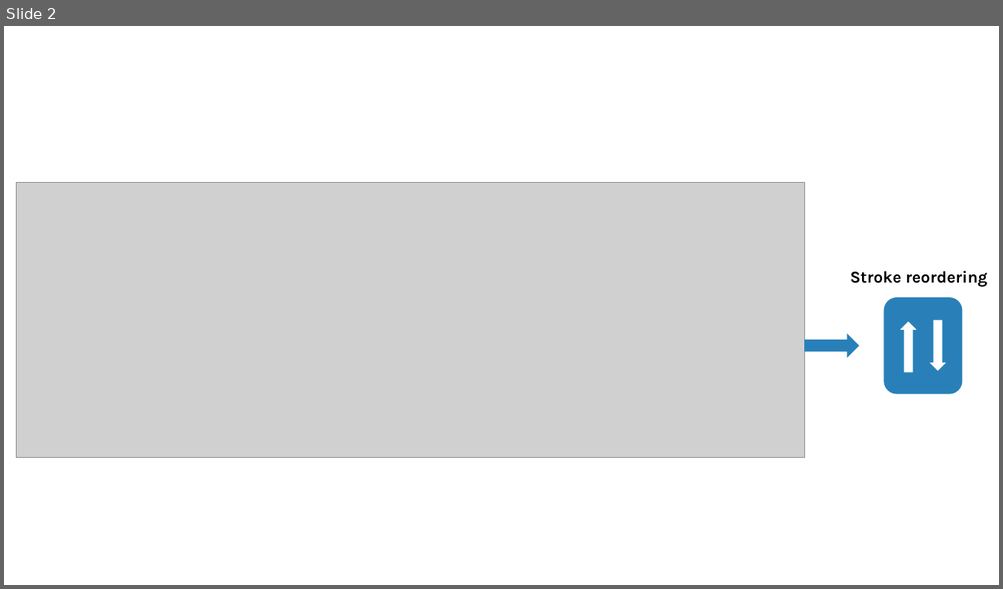
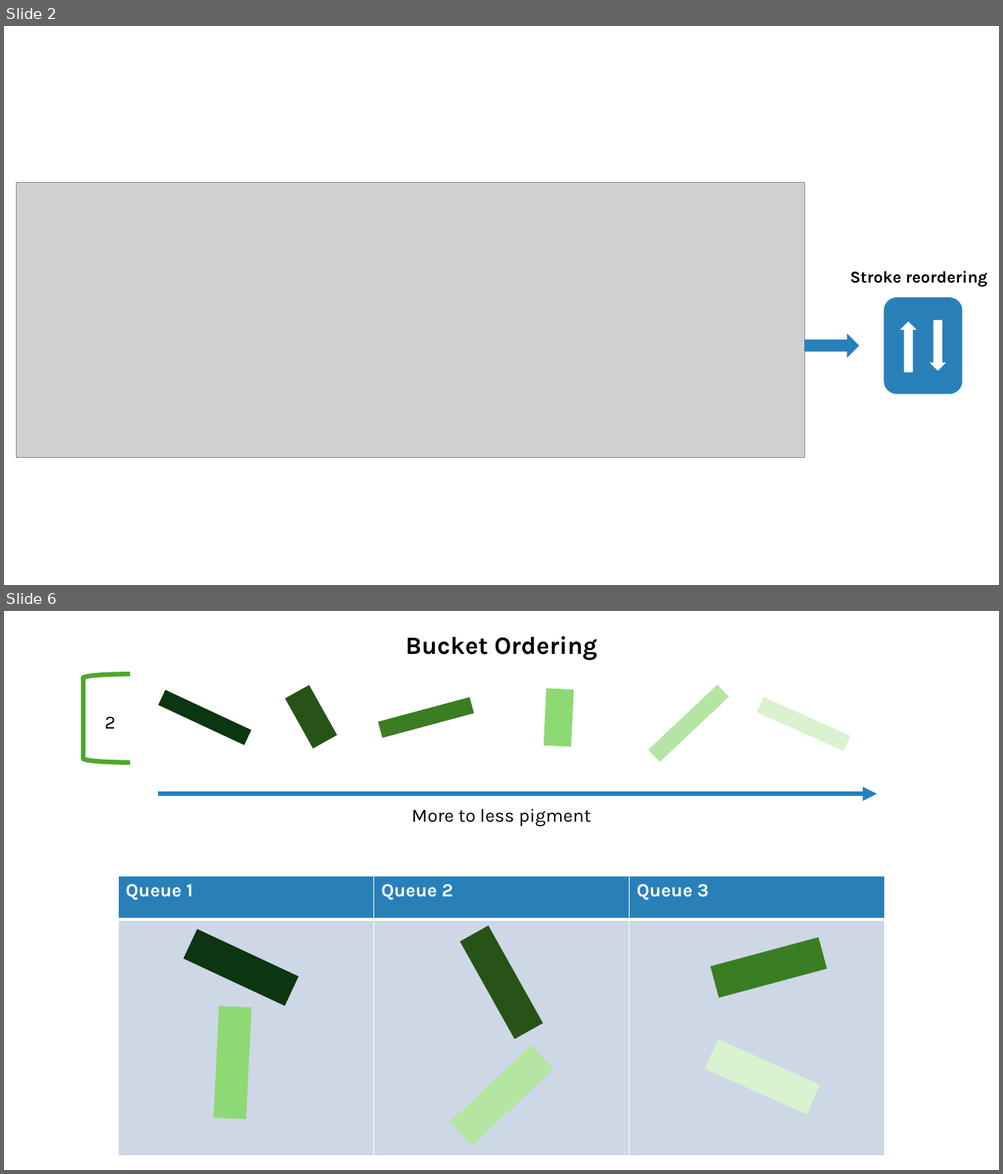
Before and after one commit to SimonMeersschaut/paint-bot, a slide deck: docs/stroke_algorithm/figures.pptx. Shown one above the other, each under a label of ours: slide 2 before the commit, slides 2 and 6 after it; the slides between them are not shown. The pictures are 1003x589 and 1003x1174 pixels, drawn with LibreOffice and Linux fonts; fonts in the diff are those of the drawing; grey boxes stand for pictures. Boxes give left, top, right and bottom in pixels: in the first picture for what was removed or moved away, otherwise in the second. Text is boxed around its words. In the diff, an @@ line names an element or a change of style, - is before the commit and + after.

```diff
--- a/docs/stroke_algorithm/figures.pptx
+++ b/docs/stroke_algorithm/figures.pptx
@@ slide 6 added at <box>4,611,999,1170</box>, background #FFFFFF @@
@@ text added at <box>405,636,597,661</box>, 24 pt, text #000000, bold @@
+Bucket Ordering
@@ group added at <box>83,675,850,763</box>: 6 rectangles, 1 left bracket, 1 text @@
+2
@@ arrow added from (159, 794) to (877, 794), #2980B9 4.5 pt @@
@@ text added at <box>412,809,591,827</box>, 18 pt, text #000000 @@
+More to less pigment
@@ table added at <box>118,877,884,1156</box>, 2 rows, 3 columns @@
+Queue 1 | Queue 2 | Queue 3
+ |  | 
@@ rectangle added at <box>184,929,299,1006</box>, fill #0D3612 @@
@@ rectangle added at <box>460,925,543,1039</box>, fill #275417 @@
@@ rectangle added at <box>711,937,827,998</box>, fill #3B7D23 @@
@@ rectangle added at <box>213,1006,251,1120</box>, fill #8ED973 @@
@@ rectangle added at <box>449,1045,554,1146</box>, fill #B4E5A2 @@
@@ rectangle added at <box>704,1039,819,1115</box>, fill #D9F2D0 @@
```
Also in this commit, not shown: 1 slide changed, 1 other slide added, 6 other files.
